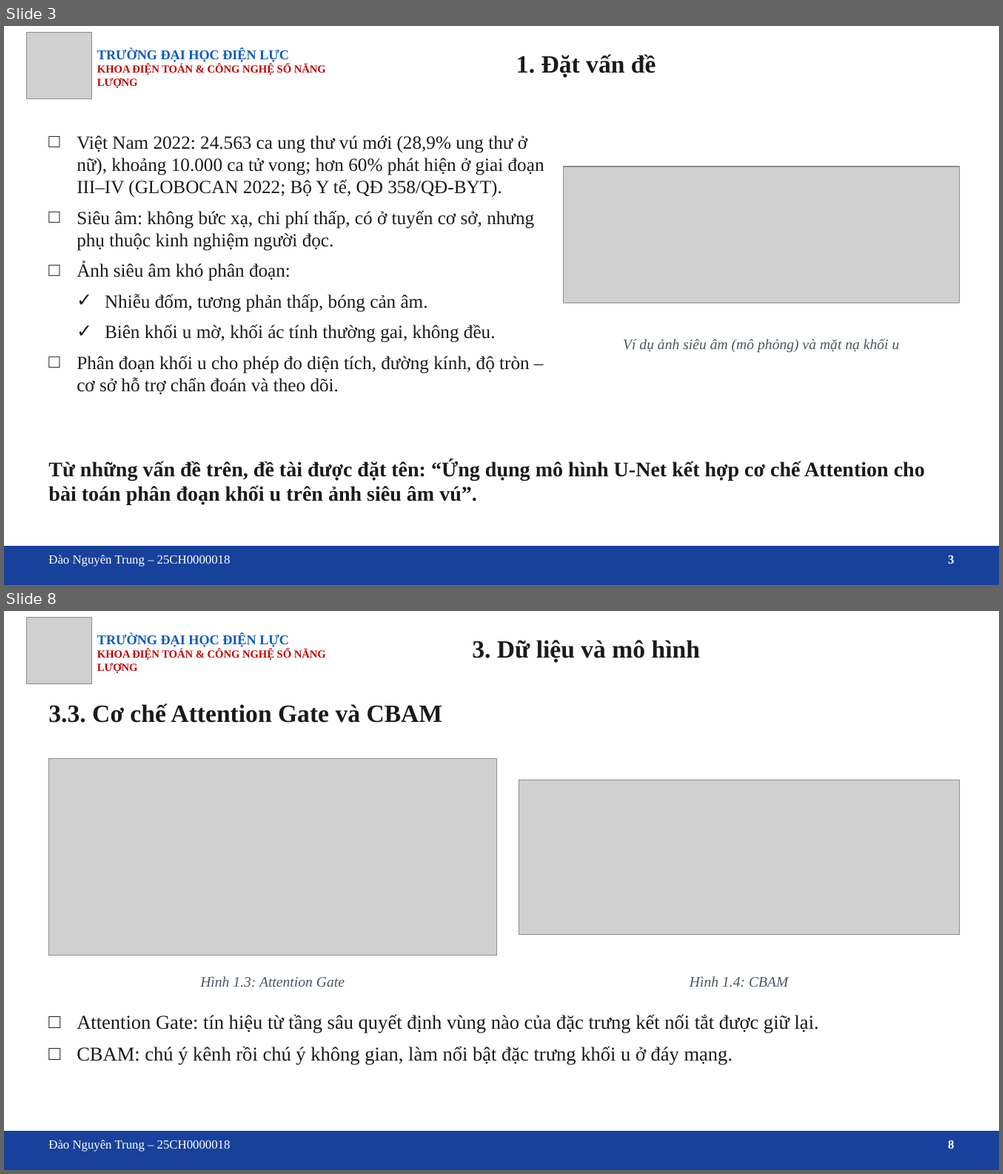
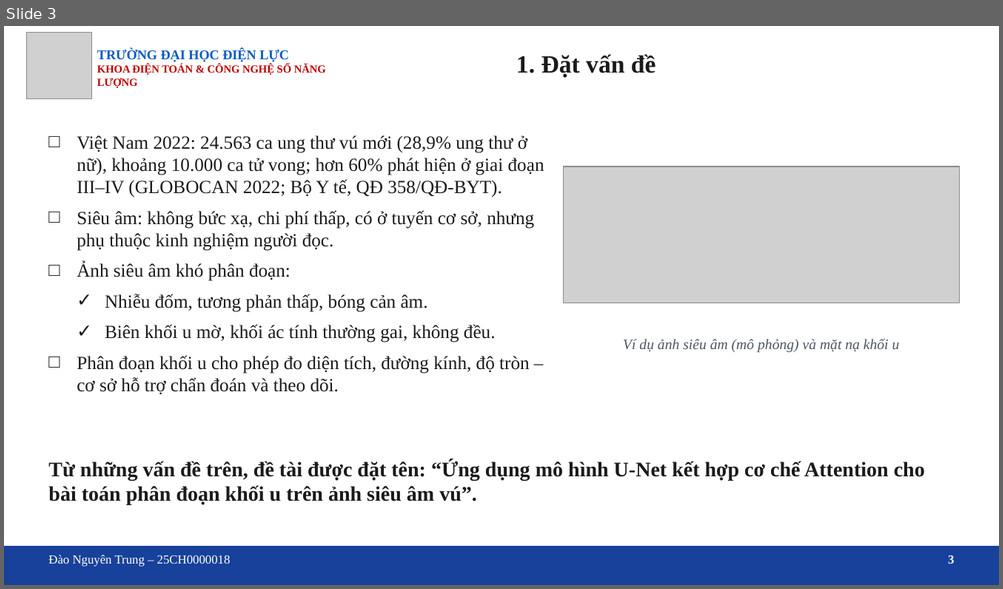
Before and after one commit to trungnguyen107/Medical-image-segmentation-breast-ultrasound-unet-attention, a slide deck: docs/Slide_bao_cao_DATN_U-Net_Attention.pptx. Shown one above the other, each under a label of ours: slides 3 and 8 before the commit, slide 3 after it; the slides between them are not shown. The pictures are 1003x1174 and 1003x589 pixels, drawn with LibreOffice and Linux fonts; fonts in the diff are those of the drawing; grey boxes stand for pictures; background and template pictures are left out. Boxes give left, top, right and bottom in pixels: in the first picture for what was removed or moved away, otherwise in the second. Text is boxed around its words. In the diff, an @@ line names an element or a change of style, - is before the commit and + after.

```diff
--- a/docs/Slide_bao_cao_DATN_U-Net_Attention.pptx
+++ b/docs/Slide_bao_cao_DATN_U-Net_Attention.pptx
@@ slide 8 removed at (x1=4, y1=611, x2=999, y2=1170), background picture (left out) @@
@@ picture removed at (x1=26, y1=617, x2=92, y2=684) @@
@@ text removed at (x1=97, y1=634, x2=326, y2=673) @@
-TRƯỜNG ĐẠI HỌC ĐIỆN LỰC
-KHOA ĐIỆN TOÁN & CÔNG NGHỆ SỐ NĂNG LƯỢNG
@@ text removed at (x1=472, y1=640, x2=700, y2=663) @@
-3. Dữ liệu và mô hình
@@ text removed at (x1=48, y1=703, x2=443, y2=723) @@
-3.3. Cơ chế Attention Gate và CBAM
@@ picture removed at (x1=48, y1=759, x2=496, y2=955) @@
@@ picture removed at (x1=519, y1=780, x2=959, y2=935) @@
@@ text removed at (x1=200, y1=977, x2=344, y2=987) @@
-Hình 1.3: Attention Gate
@@ text removed at (x1=689, y1=977, x2=788, y2=987) @@
-Hình 1.4: CBAM
@@ text removed at (x1=77, y1=1014, x2=819, y2=1065) @@
-□ Attention Gate: tín hiệu từ tầng sâu quyết định vùng nào của đặc trưng kết nối tắt được giữ lại.
-□ CBAM: chú ý kênh rồi chú ý không gian, làm nổi bật đặc trưng khối u ở đáy mạng.
@@ rectangle removed at (x1=4, y1=1132, x2=999, y2=1170) @@
@@ text removed at (x1=48, y1=1140, x2=230, y2=1152) @@
-Đào Nguyên Trung – 25CH0000018
@@ text removed at (x1=948, y1=1141, x2=953, y2=1149) @@
-8
```
Also in this commit, not shown: 13 slides changed, 5 other slides removed, 4 other files.
